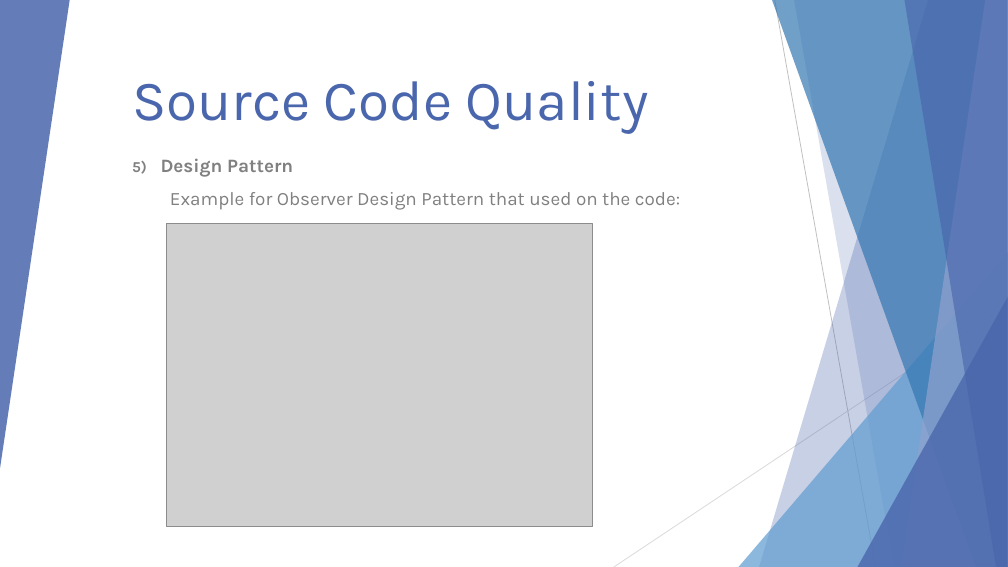
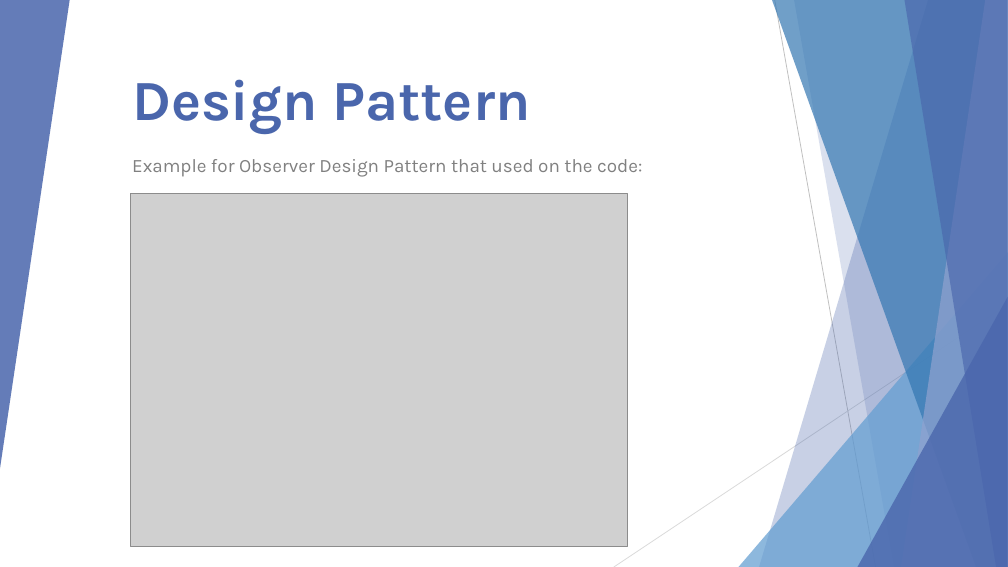
Before and after one commit to AhmedSaudA/Workshop-01-CS392-03-171, a slide deck: slide 14 of Workshop-01-CS392-03-171.pptx (slide 18 before the commit). Drawn at 1008x567 pixels with LibreOffice and Linux fonts; fonts in the diff are those of the drawing; grey boxes stand for pictures. Boxes give left, top, right and bottom in pixels: in the first picture for what was removed or moved away, otherwise in the second. Text is boxed around its words. In the diff, an @@ line names an element or a change of style, - is before the commit and + after.

```diff
--- a/Workshop-01-CS392-03-171.pptx
+++ b/Workshop-01-CS392-03-171.pptx
@@ title at (132,79,530,134): text changed; bold on @@
-Source Code Quality
+Design Pattern
@@ subtitle at (161,158,293,177): paragraph removed @@
-5) Design Pattern
@@ picture: place and size @@
-picture at (166,224,593,527)
+picture at (131,194,628,546)
```
Also in this commit, not shown: 10 other slides changed, 14 slides added, 24 slides removed.
